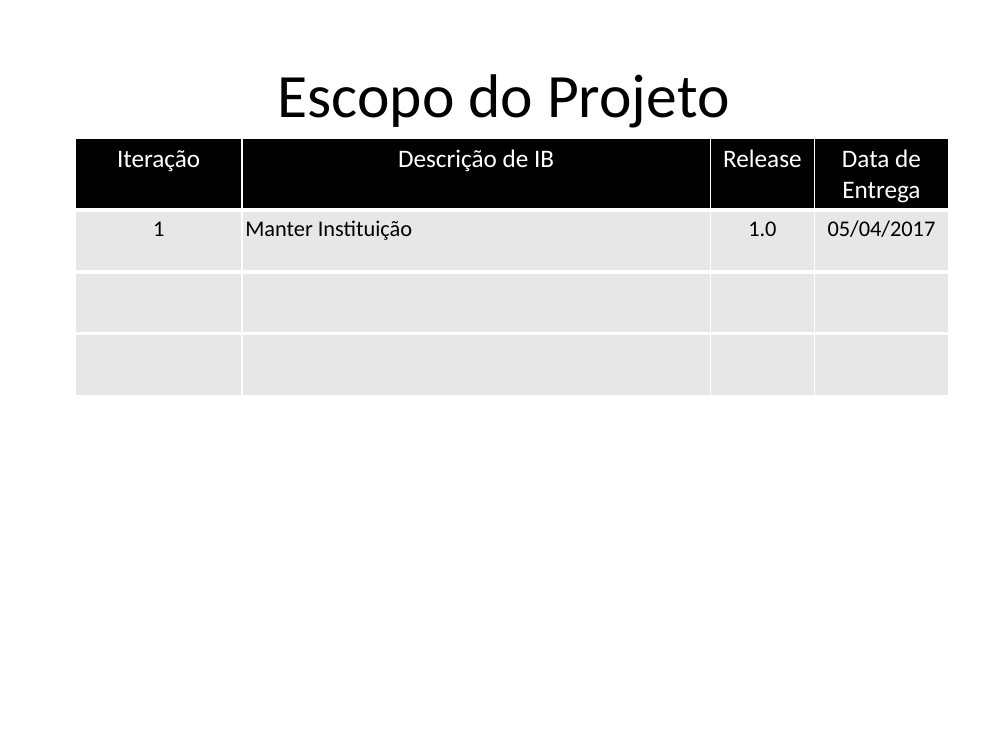
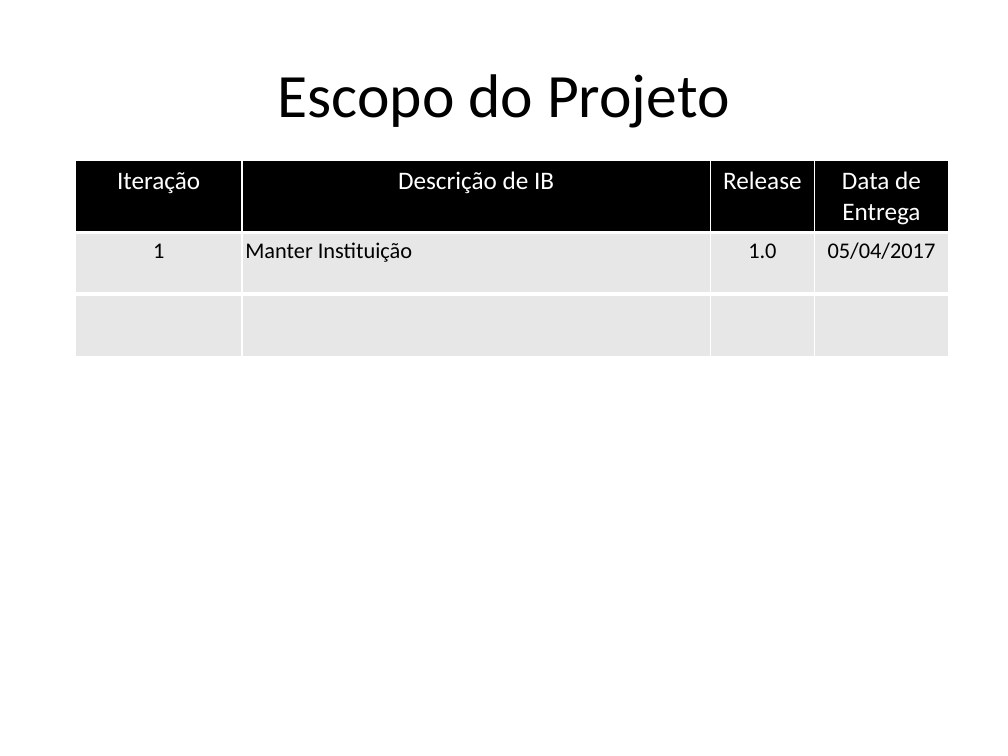
Before and after one commit to AjudeMais/ajudeMais-Projeto, a slide deck: slide 11 of Projeto-AjudeMais/000-Gerência de Projeto/PPJ-Plano de Projeto.pptx. Drawn at 1008x756 pixels with LibreOffice and Linux fonts; fonts in the diff are those of the drawing. Boxes give left, top, right and bottom in pixels: in the first picture for what was removed or moved away, otherwise in the second. Text is boxed around its words. In the diff, an @@ line names an element or a change of style, - is before the commit and + after.

```diff
--- a/Projeto-AjudeMais/000-Gerência de Projeto/PPJ-Plano de Projeto.pptx
+++ b/Projeto-AjudeMais/000-Gerência de Projeto/PPJ-Plano de Projeto.pptx
@@ table at [76,161,949,356] @@
-row 4:  |  |  | 
@@ table: place and size @@
-table at [76,138,949,394]
+table at [76,161,949,356]
```
Also in this commit, not shown: 10 other slides changed, 1 slide added, 1 slide removed, 2 other files.
